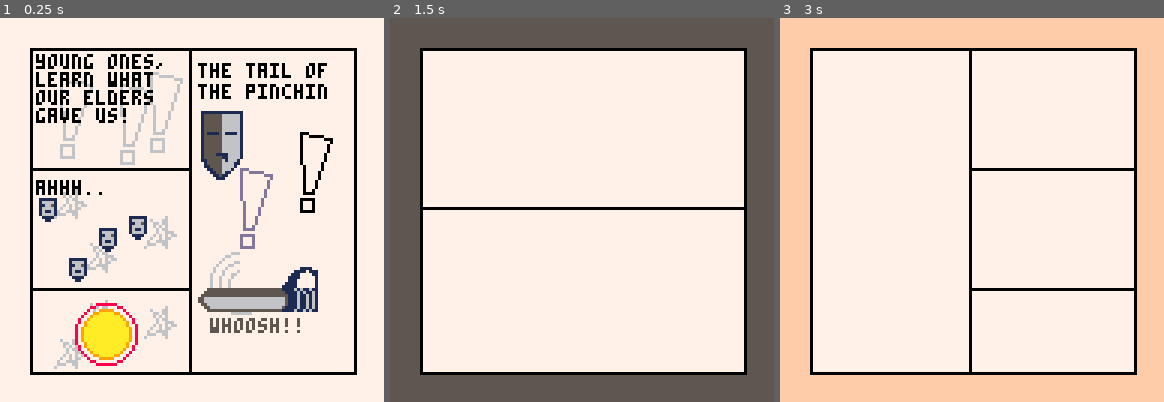
Above: before the commit, frames 1-3 (left to right).
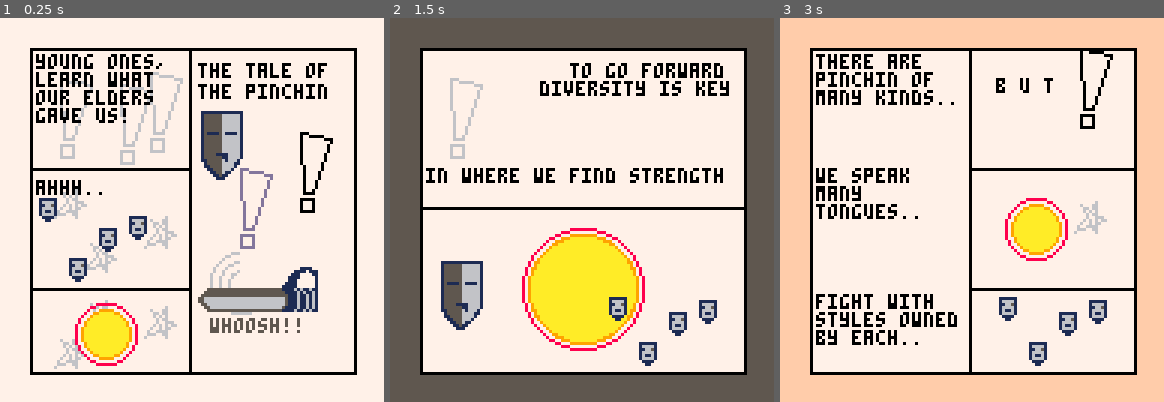
Above: after the commit, the same moments.

Repository: AdhirRamjiawan/pico8-manga
Game: PICO-8 cartridge manga.p8
The game is run twice, just before and just after one commit, with the same random seed, the same clock (stepped at 60 frames per second) and the same inputs.
Inputs:
- Up to frame 1 (0.25 s): no input
- Up to frame 2 (1.5 s): tap X (X key) at 0.33, 1.07 s
- Up to frame 3 (3 s): tap X (X key) at 1.85, 2.97 s

The runs differ from the first frame. In frame 1, less than 0.1% of the frame differs, in the area x 70-76%, y 11-15%; in frame 2, 13%, in the area x 9-89%, y 11-91%; in frame 3, 7.8%.

Commit message:
completed 3 scenes

Diff:
--- a/manga.p8
+++ b/manga.p8
@@ -82,7 +82,7 @@
 
 	draw_right_main()
 
-	print("the tail of", 66, 15)
+	print("the tale of", 66, 15)
 	print("the pinchin", 66, 22)
 	spr(1, 66, 30)
 	spr(2, 74, 30)
@@ -142,6 +142,31 @@
 	draw_border()
 
 	draw_left_main()
+
+ lby = 12
+
+	print("there are", 12, 12, 0)
+	print("pinchin of", 12, 18, 0)
+	print("many kinds..", 12, 24, 0)
+
+	print("we speak", 12, 50, 0)
+	print("many", 12, 56, 0)
+	print("tongues..", 12, 62, 0)
+
+	print("fight with", 12, 92, 0)
+	print("styles owned", 12, 98, 0)
+	print("by each..", 12, 104, 0)
+
+	print("b u t", 72, 20, 0)
+	exclam(100, 10, 0)
+
+	orb(85, 70, 10, 8)
+	star(100, 65, 6)
+
+	spr(3, 60 + 12, 28 + 65)
+ spr(3, 60 + 32, 28 + 70)
+	spr(3, 60 + 22, 28 + 80)
+	spr(3, 60 + 42, 28 + 66)
 end
 
 function draw_scene3()
@@ -149,6 +174,29 @@
 	draw_border()
 
 	draw_hor_split()
+
+	print("to go forward", 60, 15, 0)
+	print("diversity is key", 50, 21, 0)
+
+	print("in where we find strength", 12, 50, 0)
+
+	exclam(20, 20, 6)
+
+	orb(64, 90, 20, 8)
+
+	spr(3, 60 + 12, 28 + 65)
+ spr(3, 60 + 32, 28 + 70)
+	spr(3, 60 + 22, 28 + 80)
+	spr(3, 60 + 42, 28 + 66)
+
+	spr(1, 66 - 50, 50 + 30)
+	spr(2, 74 - 50, 50 + 30)
+	spr(17, 66 - 50, 50 + 38)
+	spr(18, 74 - 50, 50 + 38)
+	spr(33, 66 - 50, 50 + 46)
+	spr(34, 74 - 50, 50 + 46)
+
+
 end
 __gfx__
 00000000000000000000000001111110000000000000000000000000000000000000000000000000000000000000000000000000000000000000000000000000
